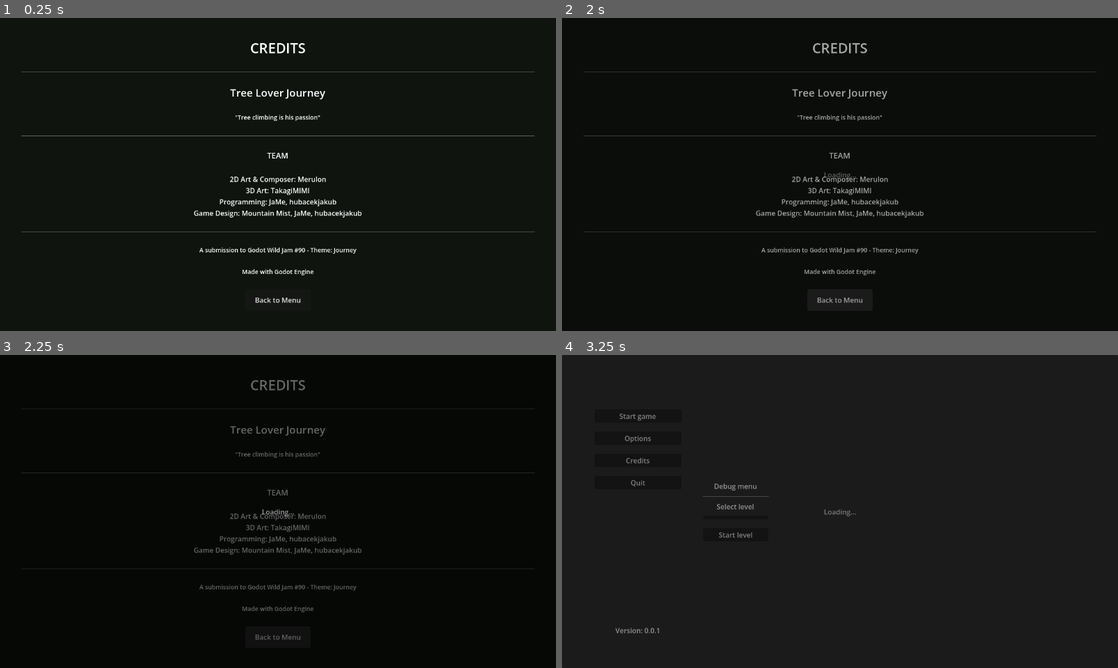
Above: before the commit, frames 1-4 (two rows, left to right).
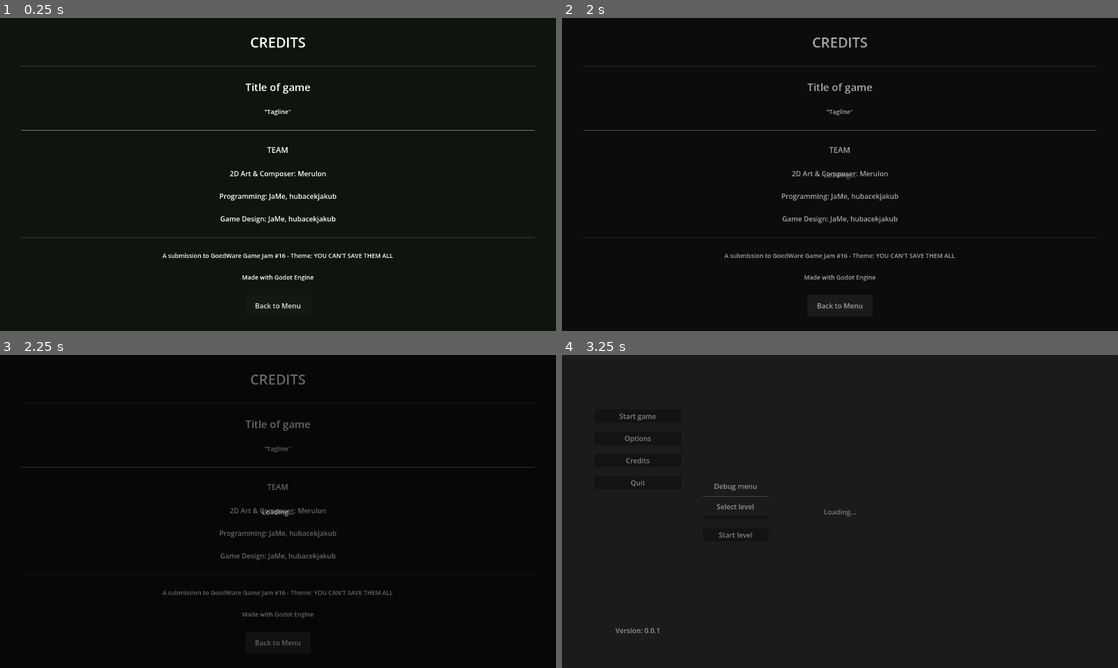
Above: after the commit, the same moments.

Repository: jame581/GoedwareGameJam16
Game: Godot game, scene res://scenes/ui/ui_credits_screen.tscn
Two runs of this game, one before a commit and one after it. Both use one fixed random seed, a clock stepped at 60 frames per second and the inputs below. This scene is started directly instead of the project's main scene.
Inputs:
- Up to frame 1 (0.25 s): no input
- Up to frame 2 (2 s): tap Enter at 0.5 s; click "Back to Menu" at 1.25 s
- Up to frame 3 (2.25 s): no input
- Up to frame 4 (3.25 s): click "Start game" at 2.75 s

The runs differ from the first frame. In frame 1, 4.3% of the frame differs, in the area x 3-97%, y 6-93%; in frame 2, 3.7%; in frame 3, 2.9%; in frame 4, nothing differs.

Commit message:
Update credits screen

Diff:
--- a/scenes/ui/ui_credits_screen.tscn
+++ b/scenes/ui/ui_credits_screen.tscn
@@ -1,4 +1,4 @@
-[gd_scene format=3]
+[gd_scene format=3 uid="uid://d1b5wvhabtv6b"]
 
 [ext_resource type="Script" uid="uid://dsjosxbexfc2p" path="res://scripts/ui/ui_credits_screen.gd" id="1_cred"]
 
@@ -50,13 +50,13 @@
 [node name="GameTitle" type="Label" parent="MarginContainer/VBoxContainer" unique_id=135646513]
 layout_mode = 2
 theme_override_font_sizes/font_size = 24
-text = "Tree Lover Journey"
+text = "Title of game"
 horizontal_alignment = 1
 
 [node name="Tagline" type="Label" parent="MarginContainer/VBoxContainer" unique_id=939121616]
 layout_mode = 2
 theme_override_font_sizes/font_size = 14
-text = "\"Tree climbing is his passion\""
+text = "\"Tagline\""
 horizontal_alignment = 1
 
 [node name="HSeparator2" type="HSeparator" parent="MarginContainer/VBoxContainer" unique_id=571311300]
@@ -73,9 +73,10 @@
 layout_mode = 2
 theme_override_font_sizes/font_size = 16
 text = "2D Art & Composer: Merulon
-3D Art: TakagiMIMI
+
 Programming: JaMe, hubacekjakub
-Game Design: Mountain Mist, JaMe, hubacekjakub"
+
+Game Design: JaMe, hubacekjakub"
 horizontal_alignment = 1
 
 [node name="HSeparator3" type="HSeparator" parent="MarginContainer/VBoxContainer" unique_id=1795278684]
@@ -84,7 +85,7 @@
 [node name="JamNote" type="Label" parent="MarginContainer/VBoxContainer" unique_id=2144631491]
 layout_mode = 2
 theme_override_font_sizes/font_size = 14
-text = "A submission to Godot Wild Jam #90 - Theme: Journey"
+text = "A submission to GoedWare Game Jam #16 - Theme: YOU CAN'T SAVE THEM ALL"
 horizontal_alignment = 1
 
 [node name="Engine" type="Label" parent="MarginContainer/VBoxContainer" unique_id=2014774116]
